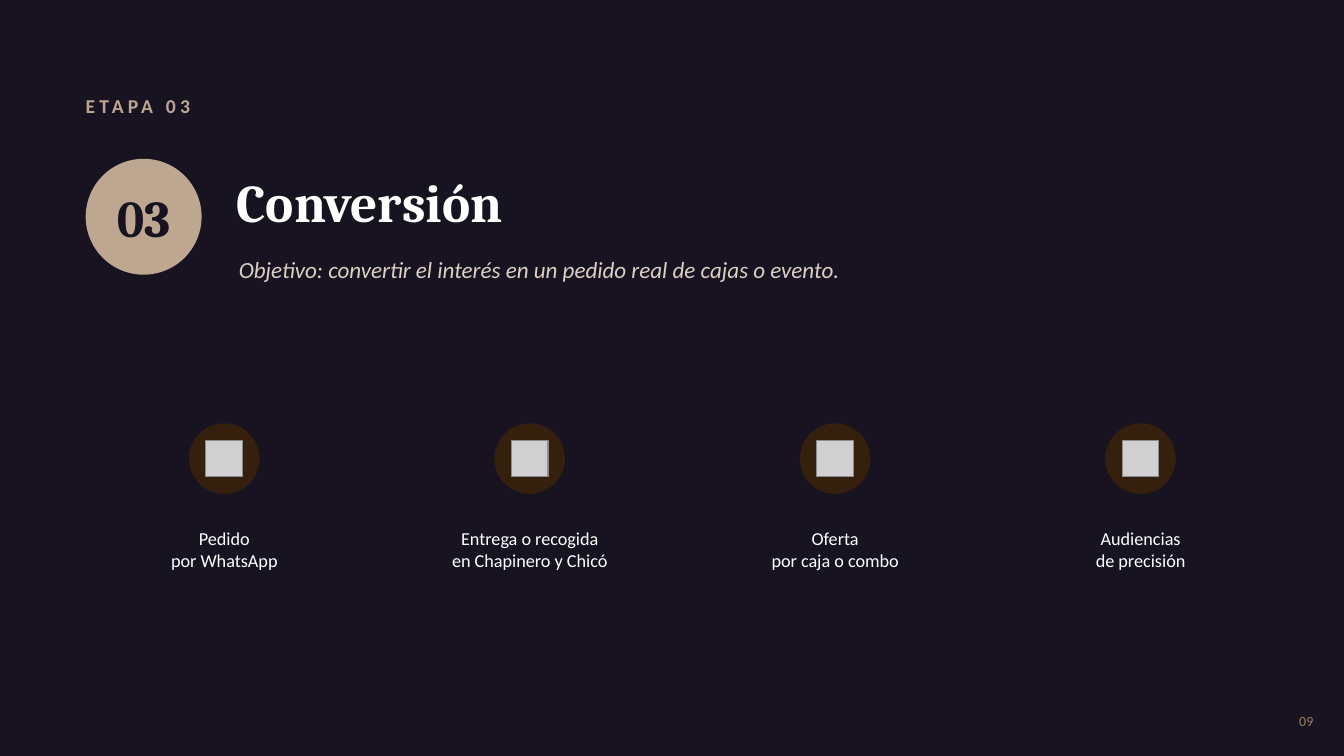
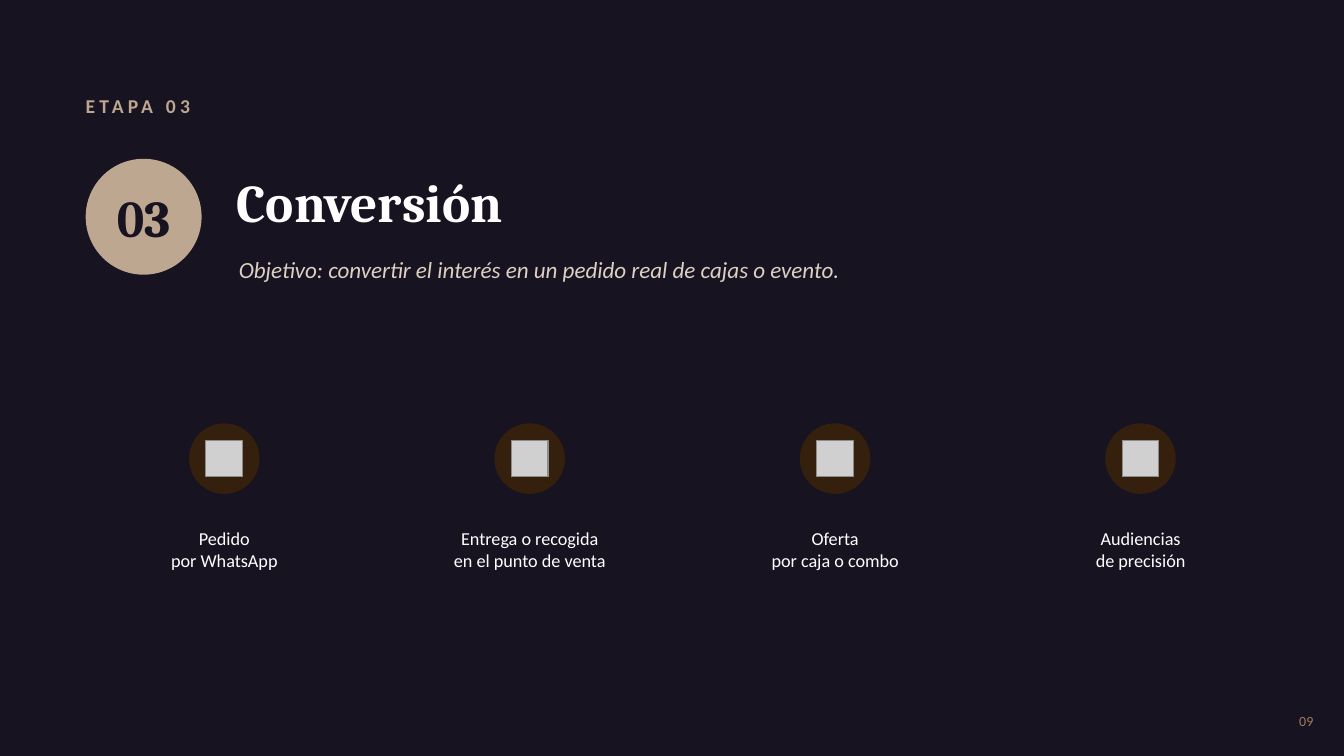
Before and after one commit to rozoerik-eng/Presentaciones-y-varios, a slide deck: slide 9 of Panadería Buenas Migas - Estrategia Meta Ads/Buenas_Migas_Meta_Ads.pptx. Drawn at 1344x756 pixels with LibreOffice and Linux fonts; fonts in the diff are those of the drawing; grey boxes stand for pictures. Boxes give left, top, right and bottom in pixels: in the first picture for what was removed or moved away, otherwise in the second. Text is boxed around its words. In the diff, an @@ line names an element or a change of style, - is before the commit and + after.

```diff
--- a/Panadería Buenas Migas - Estrategia Meta Ads/Buenas_Migas_Meta_Ads.pptx
+++ b/Panadería Buenas Migas - Estrategia Meta Ads/Buenas_Migas_Meta_Ads.pptx
@@ text at (454,554,606,570): text changed @@
-en Chapinero y Chicó
+en el punto de venta
```
Also in this commit, not shown: 6 other slides changed.
